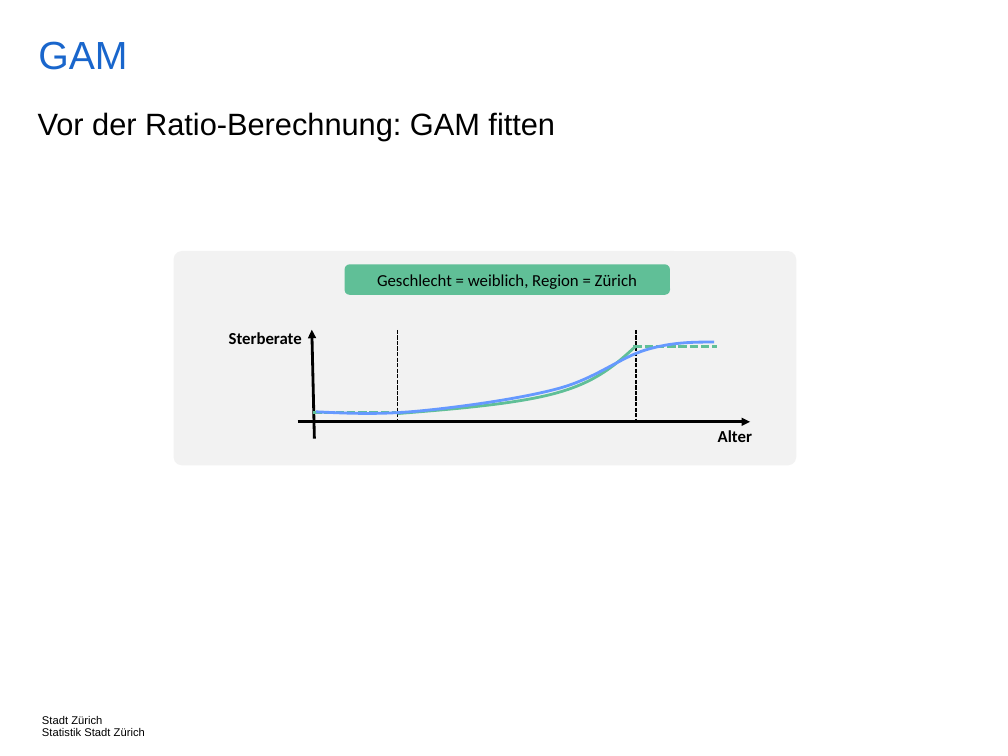
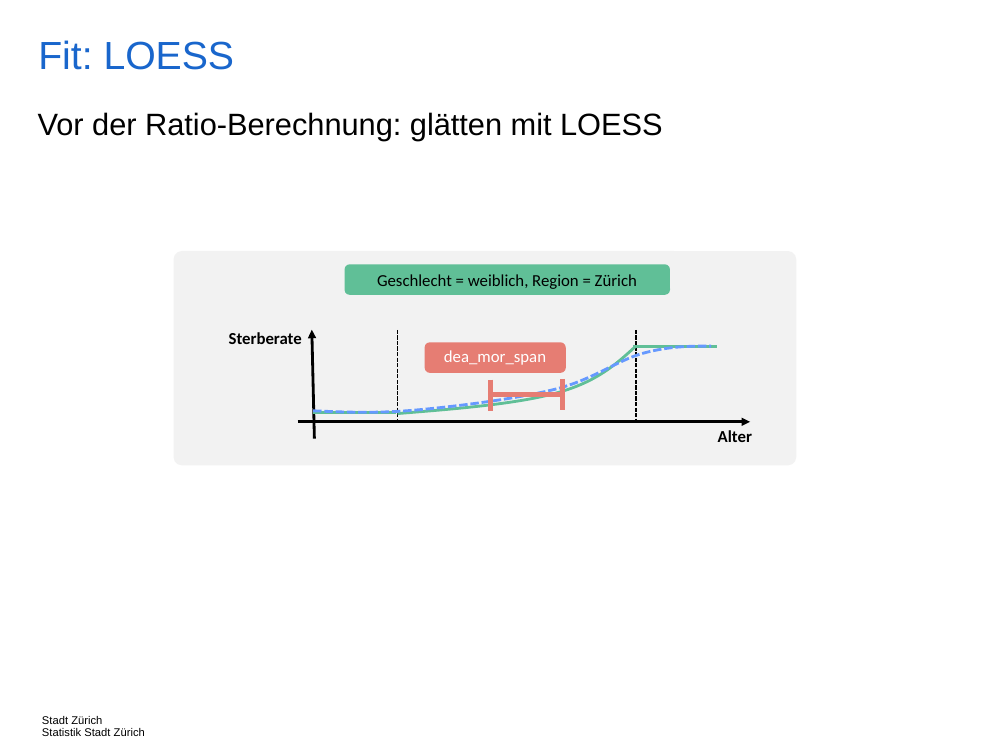
Before and after one commit to StatistikStadtZuerich/BevSzen, a slide deck: slide 21 of 2020phase2/5_Documentation/Concepts.pptx. Drawn at 1008x756 pixels with LibreOffice and Linux fonts; fonts in the diff are those of the drawing. Boxes give left, top, right and bottom in pixels: in the first picture for what was removed or moved away, otherwise in the second. Text is boxed around its words. In the diff, an @@ line names an element or a change of style, - is before the commit and + after.

Commit message:
LOESS instead of gam, new span parameter

```diff
--- a/2020phase2/5_Documentation/Concepts.pptx
+++ b/2020phase2/5_Documentation/Concepts.pptx
@@ title at box(38, 40, 235, 70): text changed @@
-GAM
+Fit: LOESS
@@ text at box(38, 112, 662, 140): text changed @@
-Vor der Ratio-Berechnung: GAM fitten
+Vor der Ratio-Berechnung: glätten mit LOESS
@@ freeform shape: place and size @@
-freeform shape at box(317, 342, 715, 413)
+freeform shape at box(313, 346, 712, 412)
@@ freeform shape at box(313, 346, 712, 412): outline #6699FF 2 pt to #6699FF 2 pt dashed @@
@@ rounded rectangle added at box(424, 343, 565, 373), fill #E67D73 @@
@@ text added at box(444, 350, 546, 365), 12 pt, text #FFFFFF @@
+dea_mor_span
@@ line (633, 347) - (717, 347): stroke #60BF97 2 pt dashed to #60BF97 2 pt @@
@@ line added from (491, 380) to (491, 411), #E67D73 4 pt @@
@@ line added from (562, 379) to (562, 410), #E67D73 4 pt @@
@@ line (313, 413) - (396, 413): stroke #60BF97 2 pt dashed to #60BF97 2 pt @@
@@ line added from (491, 394) to (562, 394), #E67D73 4 pt @@
```
Also in this commit, not shown: 4 other slides changed, 2 other files.
